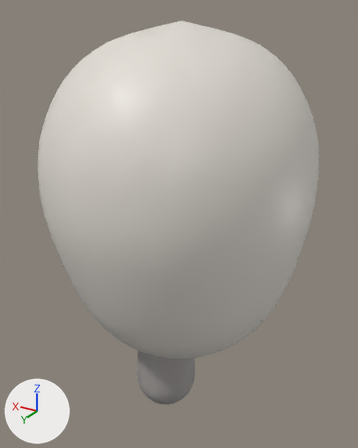
A saved change to the FBX model Assets/_Battler/Art/Bodies/Small/SM_Small_Head.fbx.
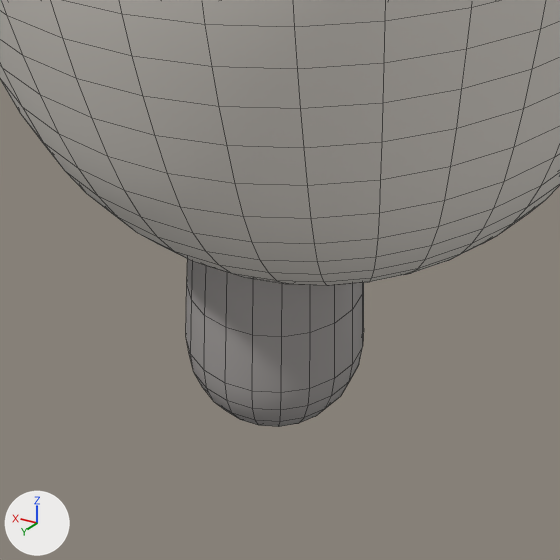
Each version appears first whole from a 50 mm camera at (-0.156, 0.245, 0.232) aimed at (0.004, -0.023, 0.098), and next in a close-up on the part from 22% to 72% of the width and 59% to 100% of the height. Lighting does not change. The marker at lower left points along +X, +Y and +Z. The older version's two pictures come first. The close-ups show mesh edges as thin lines. Where no turn or scale is listed for an object, it has been applied to the vertices.

The first close-up shows 'SM_Small_Head'.
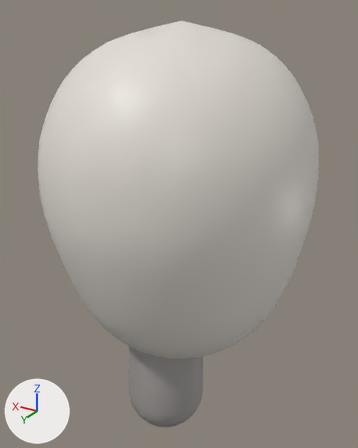
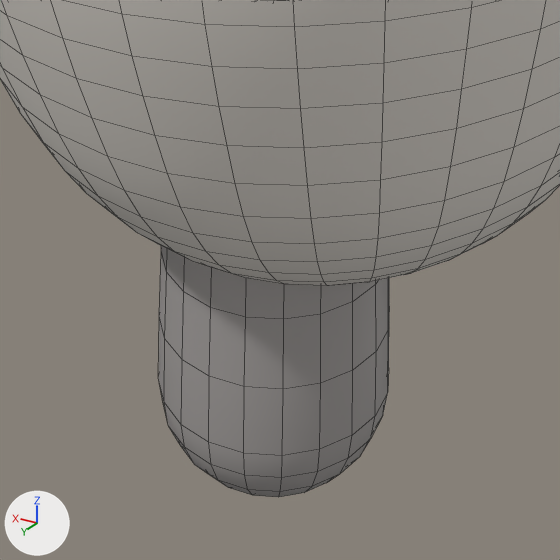
The newer file is also rescaled (x1.068), turned or shifted as a whole; pictures and numbers use the older file's frame.

Patch to the scene script:
```diff
--- a/Assets/_Battler/Art/Bodies/Small/SM_Small_Head.fbx.py
+++ b/Assets/_Battler/Art/Bodies/Small/SM_Small_Head.fbx.py
@@ me_sm_small_head @@
 # used by ob_sm_small_head; location = (0.0, 0.0, 0.0)
-me_sm_small_head.from_pydata(...)  # 1564 vertices, 1616 faces; spans x -0.084..0.084, y -0.117..0.074, z -0.031..0.227
+me_sm_small_head.from_pydata(...)  # 1564 vertices, 1616 faces; spans x -0.084..0.084, y -0.117..0.074, z -0.049..0.227
+# me_sm_small_head part 1: the loose piece of 302 vertices spanning x -0.021..0.021, y -0.019..0.023, z -0.031..0.068 is scaled about its middle by (1.31, 1.31, 1.23), then moved by (0.0, 0.001, -0.006)
 me_sm_small_head.materials.append(mat_m_body_main)
```

Pixel boxes (x1, y1, x2, y2) of what changed, in the close-ups (560 x 560 px; the box of a moved part takes in the faces that stretch with it):
'SM_Small_Head', reshaped: before (0, 0, 560, 427); after (0, 0, 560, 497)
part 1 of me_sm_small_head, moved or reshaped: before (186, 259, 364, 427); after (158, 246, 389, 497)
